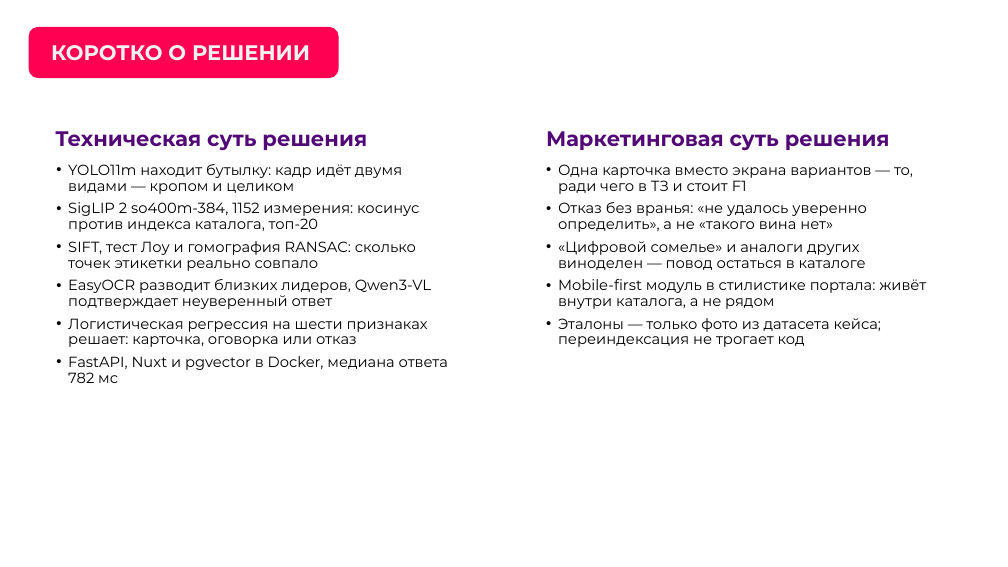
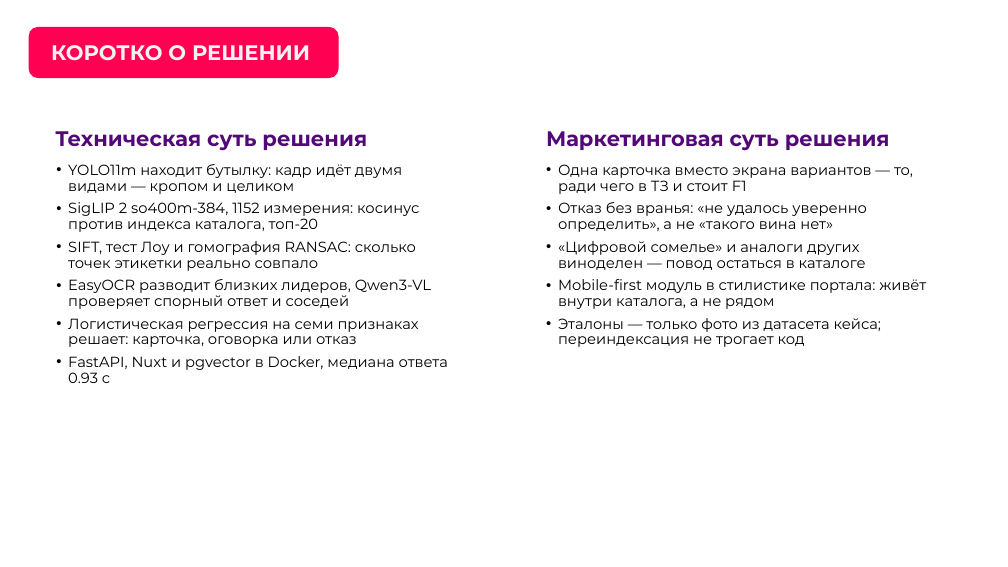
Before and after one commit to AlexGvr/rus_vines, a slide deck: slide 5 of ЛЦТ2026 Сканер российских вин.pptx. Drawn at 1008x567 pixels with LibreOffice and Linux fonts; fonts in the diff are those of the drawing; background and template pictures are left out. Boxes give left, top, right and bottom in pixels: in the first picture for what was removed or moved away, otherwise in the second. Text is boxed around its words. In the diff, an @@ line names an element or a change of style, - is before the commit and + after.

```diff
--- a/ЛЦТ2026 Сканер российских вин.pptx
+++ b/ЛЦТ2026 Сканер российских вин.pptx
@@ text at (68, 279, 448, 383): text changed @@
-• EasyOCR разводит близких лидеров, Qwen3-VL подтверждает неуверенный ответ
-• Логистическая регрессия на шести признаках решает: карточка, оговорка или отказ
-• FastAPI, Nuxt и pgvector в Docker, медиана ответа 782 мс
+• EasyOCR разводит близких лидеров, Qwen3-VL проверяет спорный ответ и соседей
+• Логистическая регрессия на семи признаках решает: карточка, оговорка или отказ
+• FastAPI, Nuxt и pgvector в Docker, медиана ответа 0.93 с
```
Also in this commit, not shown: 4 other slides changed, 2 other files.
